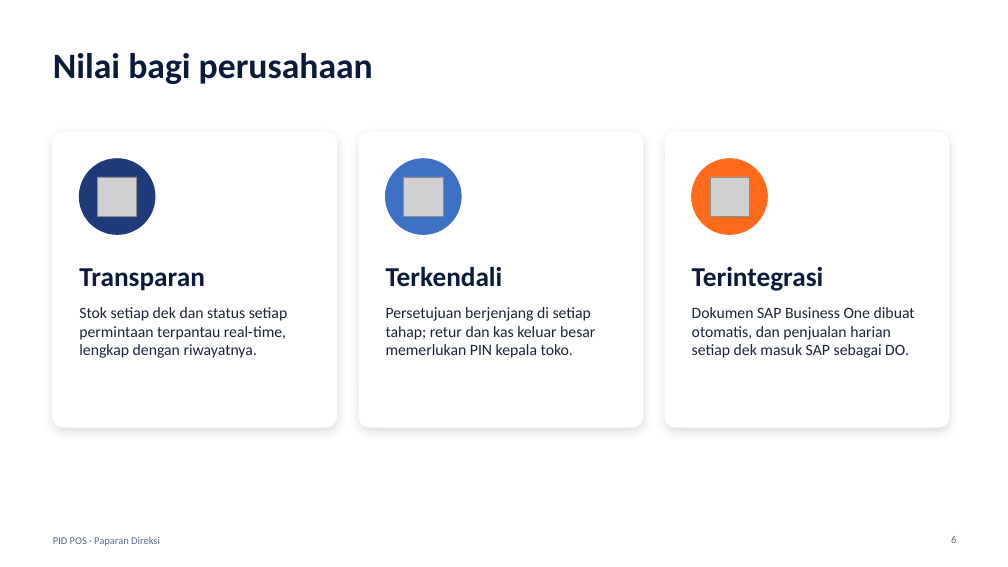
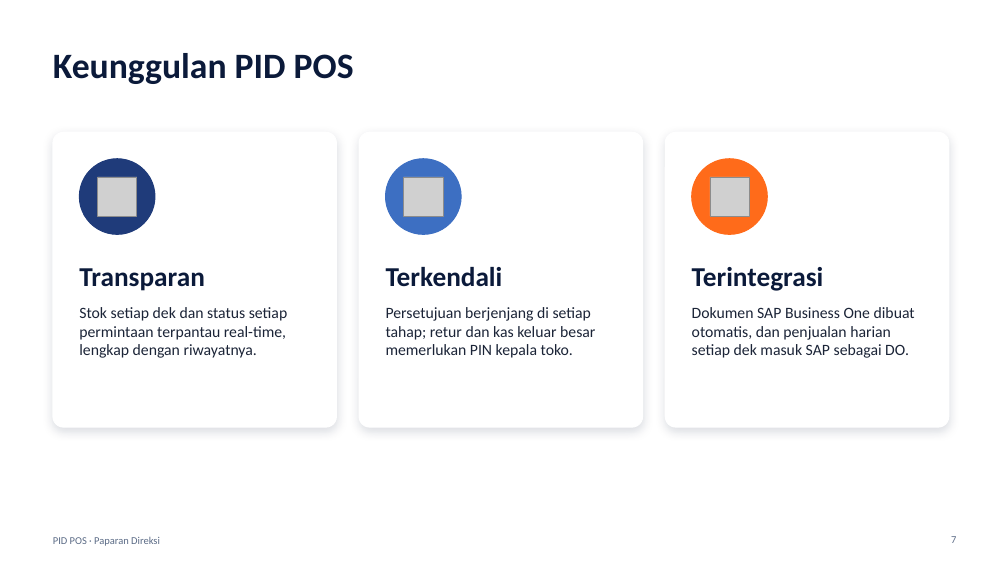
Before and after one commit to alfiandarmawan35/claude, a slide deck: slide 7 of docs/PID_POS_Paparan_Direksi_v2.pptx (slide 6 before the commit). Drawn at 1008x567 pixels with LibreOffice and Linux fonts; fonts in the diff are those of the drawing; grey boxes stand for pictures; background and template pictures are left out. Boxes give left, top, right and bottom in pixels: in the first picture for what was removed or moved away, otherwise in the second. Text is boxed around its words. In the diff, an @@ line names an element or a change of style, - is before the commit and + after.

```diff
--- a/docs/PID_POS_Paparan_Direksi_v2.pptx
+++ b/docs/PID_POS_Paparan_Direksi_v2.pptx
@@ title at box(53, 53, 354, 84): text changed @@
-Nilai bagi perusahaan
+Keunggulan PID POS
@@ page number at box(951, 536, 956, 543): text changed @@
-6
+7
```
Also in this commit, not shown: 1 other slide changed, 2 slides added, 2 slides removed, 1 other file.
